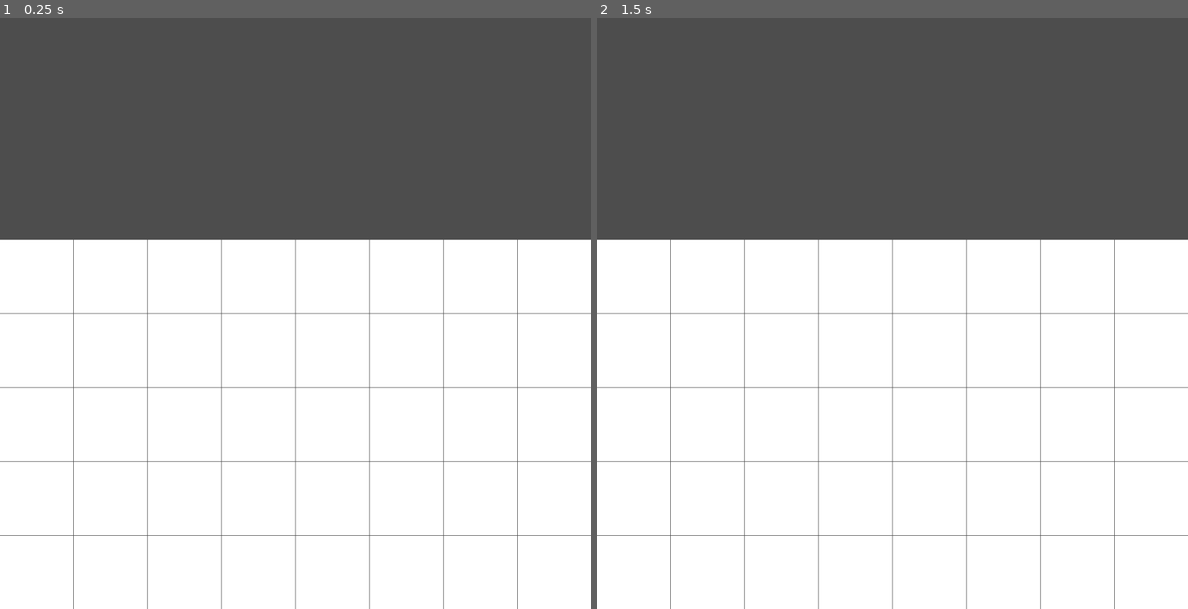
Above: before the commit, frames 1-2 (left to right).
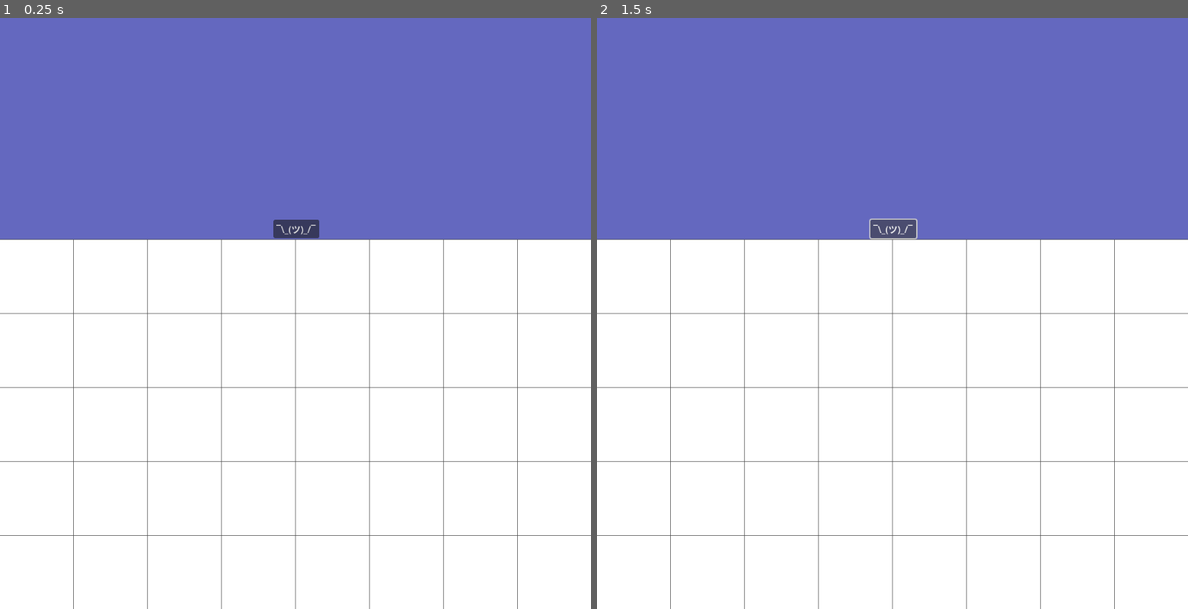
Above: after the commit, the same moments.

Repository: centerbird/sharing_is_caring
Game: Godot game, scene res://Scenes/main.tscn
The game is run twice, just before and just after one commit, with the same random seed, the same clock (stepped at 60 frames per second) and the same inputs. The project has no main scene, so this scene is started directly.
Inputs (mouse positions are in pixels of both pictures, inside the frame that each line leads up to):
- Up to frame 1 (0.25 s): no input
- Up to frame 2 (1.5 s): click (892, 230) at 0.5 s, where only the run after the commit has a clickable "¯\_(ツ)_/¯"; click (892, 230) at 1.25 s, where only the run after the commit has a clickable "¯\_(ツ)_/¯"

The runs differ from the first frame. In frame 1, 37% of the frame differs, in the area x 0-100%, y 0-38%; in frame 2, 38%.

Commit message:
feat : add rudimentary HUD

Diff:
--- /dev/null
+++ b/Scenes/HUD.tscn
@@ -0,0 +1,20 @@
+[gd_scene load_steps=2 format=3 uid="uid://bkrf7fhefogpy"]
+
+[ext_resource type="Texture2D" uid="uid://0ysc4tjxe236" path="res://assets/empty_square_64.png" id="1_062qj"]
+
+[node name="Hud" type="Node2D"]
+
+[node name="TextureRect" type="TextureRect" parent="."]
+modulate = Color(0.390898, 0.407875, 0.748716, 1)
+offset_right = 1031.0
+offset_bottom = 386.0
+texture = ExtResource("1_062qj")
+
+[node name="Button" type="Button" parent="."]
+z_index = 2
+offset_left = 477.0
+offset_top = 352.0
+offset_right = 557.0
+offset_bottom = 383.0
+keep_pressed_outside = true
+text = "¯\\_(ツ)_/¯"
--- a/Scenes/main.tscn
+++ b/Scenes/main.tscn
@@ -1,8 +1,11 @@
-[gd_scene load_steps=2 format=3 uid="uid://d02oar5u5m8wl"]
+[gd_scene load_steps=3 format=3 uid="uid://d02oar5u5m8wl"]
 
 [ext_resource type="PackedScene" uid="uid://htip0ukt54hf" path="res://Scenes/tiles/path_tile.tscn" id="1_dcjg2"]
+[ext_resource type="PackedScene" uid="uid://bkrf7fhefogpy" path="res://Scenes/HUD.tscn" id="1_v63fb"]
 
 [node name="Main" type="Node2D"]
+
+[node name="Hud" parent="." instance=ExtResource("1_v63fb")]
 
 [node name="PathTile" parent="." instance=ExtResource("1_dcjg2")]
 position = Vector2(967, 967)
Binary file added: assets/empty_square_64.png
Not shown, added: assets/empty_square_64.png.import
